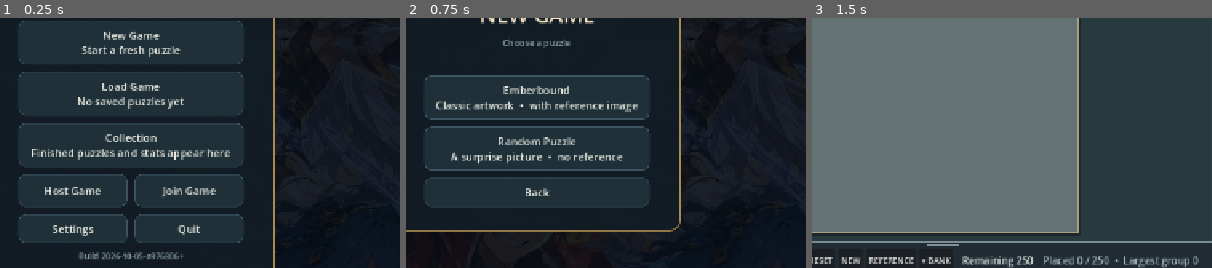
Above: before the commit, frames 1-3 (left to right).
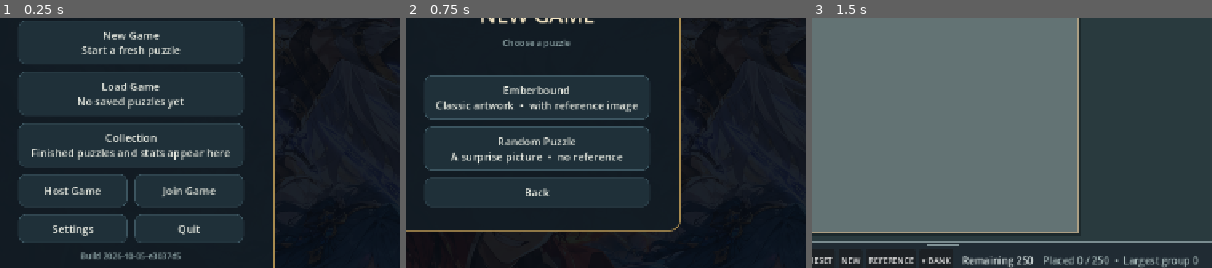
Above: after the commit, the same moments.

Repository: facesnatcher56-star/puzzle
Game: Godot game, scene res://scenes/main.tscn
Two runs of this game, one before a commit and one after it. Both use one fixed random seed, a clock stepped at 60 frames per second and the inputs below.
Inputs:
- Up to frame 1 (0.25 s): no input
- Up to frame 2 (0.75 s): click "New Game Start a fresh puzzle" at 0.5 s
- Up to frame 3 (1.5 s): click "Emberbound Classic artwork • …" at 1.25 s
The pictures show only the part of the screen within x 34-84%, y 33-83%; the shares and areas given below are measured in that part.

The runs differ from the first frame. In frame 1, 0.4% of the frame differs, in the area x 19-46%, y 93-97%; in frame 2, nothing differs; in frame 3, nothing differs.

Commit message:
Stamp build id

Diff:
--- a/project.godot
+++ b/project.godot
@@ -12,9 +12,9 @@
 
 config/name="Emberbound Jigsaw"
 run/main_scene="res://scenes/main.tscn"
-config/features=PackedStringArray("4.7", "Mobile")
+config/quit_on_go_back=false
+config/features=PackedStringArray("4.8", "Mobile")
 config/icon="res://icon.svg"
-config/quit_on_go_back=false
 
 [display]
 
@@ -24,20 +24,33 @@
 window/stretch/aspect="expand"
 window/handheld/orientation=4
 
+[gui]
+
+common/default_scroll_deadzone=12
+
 [input]
 
 pan_table={
 "deadzone": 0.5,
-"events": [Object(InputEventKey,"physical_keycode":32)]
+"events": [Object(InputEventKey,
+"resource_local_to_scene": false,
+"resource_name": "",
+"device": 16,
+"window_id": 0,
+"alt_pressed": false,
+"shift_pressed": false,
+"ctrl_pressed": false,
+"meta_pressed": false,
+"pressed": false,
+"keycode": 0,
+"physical_keycode": 32,
+"key_label": 0,
+"unicode": 0,
+"location": 0,
+"echo": false,
+"script": null
+)]
 }
-
-[input_devices]
-
-pointing/emulate_mouse_from_touch=true
-
-[gui]
-
-common/default_scroll_deadzone=12
 
 [physics]
 
@@ -45,9 +58,8 @@
 
 [rendering]
 
-anti_aliasing/quality/msaa_2d=2
-textures/default_filters/anisotropic_filtering_level=4
-
 rendering_device/driver.windows="d3d12"
 renderer/rendering_method="mobile"
 textures/vram_compression/import_etc2_astc=true
+textures/default_filters/anisotropic_filtering_level=4
+anti_aliasing/quality/msaa_2d=2
--- a/scripts/build_info.gd
+++ b/scripts/build_info.gd
@@ -2,4 +2,4 @@
 extends RefCounted
 
 # Stamped at export time so a screenshot always says which build it came from.
-const ID := "2026-10-05-a976806+"
+const ID := "2026-10-05-e3037d5"
